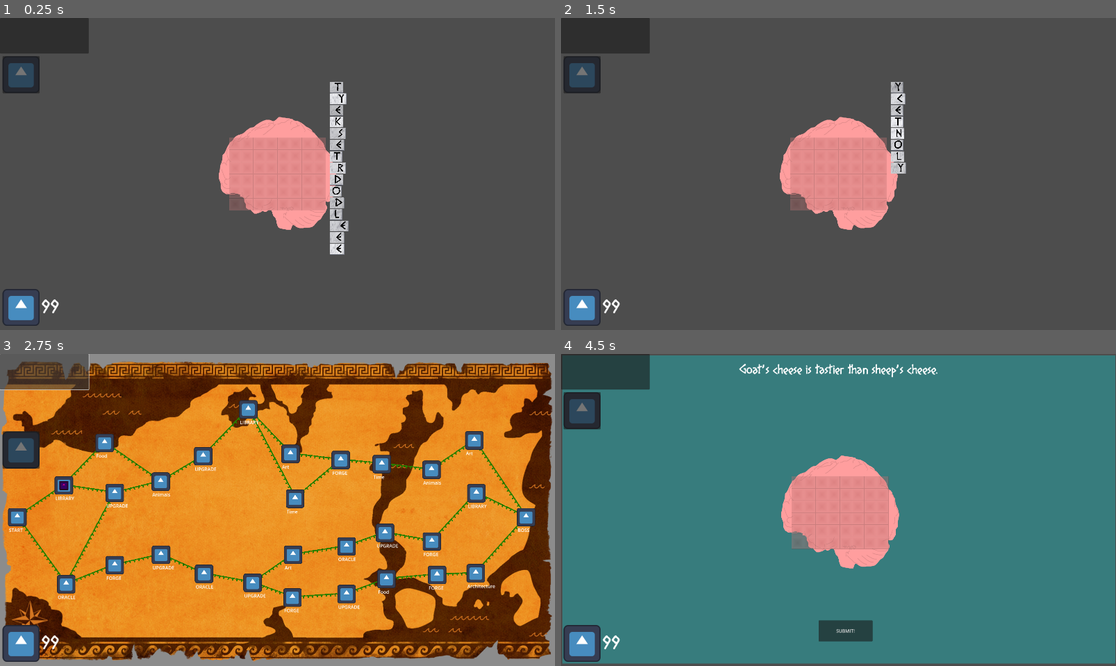
Above: before the commit, frames 1-4 (two rows, left to right).
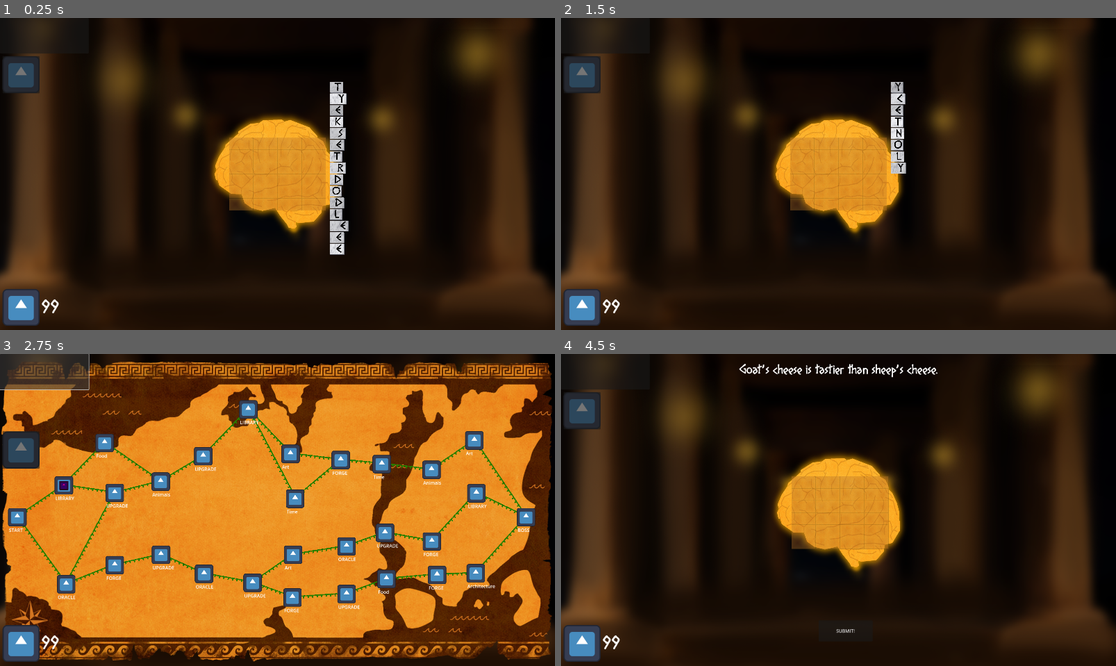
Above: after the commit, the same moments.

Repository: hulien22/ldjam54
Game: Godot game, scene res://scenes/main.tscn
The game is run twice, just before and just after one commit, with the same random seed, the same clock (stepped at 60 frames per second) and the same inputs. The engine's default icon, where the game draws it, is replaced by a stand-in: a white triangle on a blue panel in a dark square.
Inputs (mouse positions are in pixels of both pictures, inside the frame that each line leads up to):
- Up to frame 1 (0.25 s): no input
- Up to frame 2 (1.5 s): click (605, 36) at 0.5 s; click (627, 149) at 1.27 s
- Up to frame 3 (2.75 s): click (44, 372) at 2 s
- Up to frame 4 (4.5 s): click (666, 444) at 2.77 s; click "DEBATE!" at 3.5 s; click "Goat's cheese" at 4.25 s

The runs differ from the first frame. In frame 1, 96% of the frame differs, in the area x 0-100%, y 0-100%; in frame 2, 97%; in frame 3, 7.9%; in frame 4, 98%.

Commit message:
add brain and bg

Diff:
--- a/scenes/Brain.tscn
+++ b/scenes/Brain.tscn
@@ -1,9 +1,10 @@
-[gd_scene load_steps=5 format=3 uid="uid://bcagiv8ky6l6c"]
+[gd_scene load_steps=6 format=3 uid="uid://bcagiv8ky6l6c"]
 
 [ext_resource type="Script" path="res://scripts/Brain.gd" id="1_pcbub"]
 [ext_resource type="Texture2D" uid="uid://cy25i0qfd1a3v" path="res://art/brain.png" id="2_cwi72"]
 [ext_resource type="PackedScene" uid="uid://jxidb2mxy764" path="res://scenes/GridTile.tscn" id="2_npnp3"]
 [ext_resource type="PackedScene" uid="uid://sx2gqphom8wy" path="res://scenes/WordTile.tscn" id="3_qy81r"]
+[ext_resource type="Texture2D" uid="uid://ix81xiamn422" path="res://art/Random Elements/Brain_Template.png" id="5_qi017"]
 
 [node name="Brain" type="Node2D"]
 script = ExtResource("1_pcbub")
@@ -15,9 +16,15 @@
 
 [node name="BG" type="Node2D" parent="."]
 
-[node name="Brain" type="Sprite2D" parent="BG"]
+[node name="Brain-old" type="Sprite2D" parent="BG"]
+visible = false
 position = Vector2(0, -1)
 texture = ExtResource("2_cwi72")
+
+[node name="Brain" type="Sprite2D" parent="BG"]
+position = Vector2(-4, -4)
+scale = Vector2(0.711111, 0.711111)
+texture = ExtResource("5_qi017")
 
 [node name="ColorRect" type="ColorRect" parent="BG"]
 visible = false
--- a/scenes/combat.tscn
+++ b/scenes/combat.tscn
@@ -60,6 +60,7 @@
 visible = false
 
 [node name="ColorRect" type="ColorRect" parent="IntroBox"]
+visible = false
 offset_left = 5.0
 offset_top = 5.0
 offset_right = 1919.0
@@ -88,6 +89,7 @@
 visible = false
 
 [node name="ColorRect" type="ColorRect" parent="PickSideBox"]
+visible = false
 offset_left = 5.0
 offset_top = 5.0
 offset_right = 1914.0
@@ -125,6 +127,7 @@
 visible = false
 
 [node name="ColorRect" type="ColorRect" parent="ConstructArgBox"]
+visible = false
 offset_left = 5.0
 offset_top = 5.0
 offset_right = 1918.0
@@ -178,6 +181,7 @@
 visible = false
 
 [node name="ColorRect" type="ColorRect" parent="JudgingBox"]
+visible = false
 offset_left = 5.0
 offset_top = 5.0
 offset_right = 1917.0
@@ -206,6 +210,7 @@
 visible = false
 
 [node name="ColorRect" type="ColorRect" parent="ResultsBox"]
+visible = false
 offset_left = 5.0
 offset_top = 5.0
 offset_right = 1918.0
--- a/scenes/main.tscn
+++ b/scenes/main.tscn
@@ -13,6 +13,7 @@
 [ext_resource type="PackedScene" uid="uid://bdwqktdp0bssu" path="res://scenes/BrainPreview.tscn" id="10_aulcq"]
 [ext_resource type="PackedScene" uid="uid://bcagiv8ky6l6c" path="res://scenes/Brain.tscn" id="10_m2vja"]
 [ext_resource type="Texture2D" uid="uid://caiiw0boachdi" path="res://art/icon.svg" id="11_a2eth"]
+[ext_resource type="Texture2D" uid="uid://opa8x4rqg2qi" path="res://art/Backgrounds/Main_BG.png" id="11_ft7ik"]
 [ext_resource type="FontFile" uid="uid://cshv7yax3y1kc" path="res://fonts/DIOGENES.ttf" id="12_t31cu"]
 
 [sub_resource type="LabelSettings" id="LabelSettings_eux2y"]
@@ -30,6 +31,11 @@
 forge_scene = ExtResource("8_3set1")
 plain_scene = ExtResource("9_d7rch")
 brain_preview_scene = ExtResource("10_aulcq")
+
+[node name="MainBg" type="Sprite2D" parent="."]
+z_index = -999
+position = Vector2(960, 540)
+texture = ExtResource("11_ft7ik")
 
 [node name="SceneHolder" type="Node2D" parent="."]
 
--- a/scenes/map.tscn
+++ b/scenes/map.tscn
@@ -37,6 +37,7 @@
 length_bias = 0.4
 
 [node name="ColorRect" type="ColorRect" parent="."]
+visible = false
 z_index = -20
 z_as_relative = false
 offset_right = 1924.0
--- a/scripts/GridTile.gd
+++ b/scripts/GridTile.gd
@@ -2,8 +2,8 @@
 
 var posn: Vector2 = Vector2.ZERO
 var islocked = true
-var unlockedMod = Color(1,1,1,1)
-var lockedMod = Color(0.3,0.3,0.3,1)
+var unlockedMod = Color.hex(0xf9ff57ff); #Color(1,1,1,1)
+var lockedMod = Color.hex(0xff003bff); #Color(0.3,0.3,0.3,1)
 signal select_tile_click(posn: Vector2)
 
 # Called when the node enters the scene tree for the first time.
Not shown: 1 places in scenes/main.tscn that only renumber resources
Not shown: 1 places in scenes/map.tscn that only renumber resources
